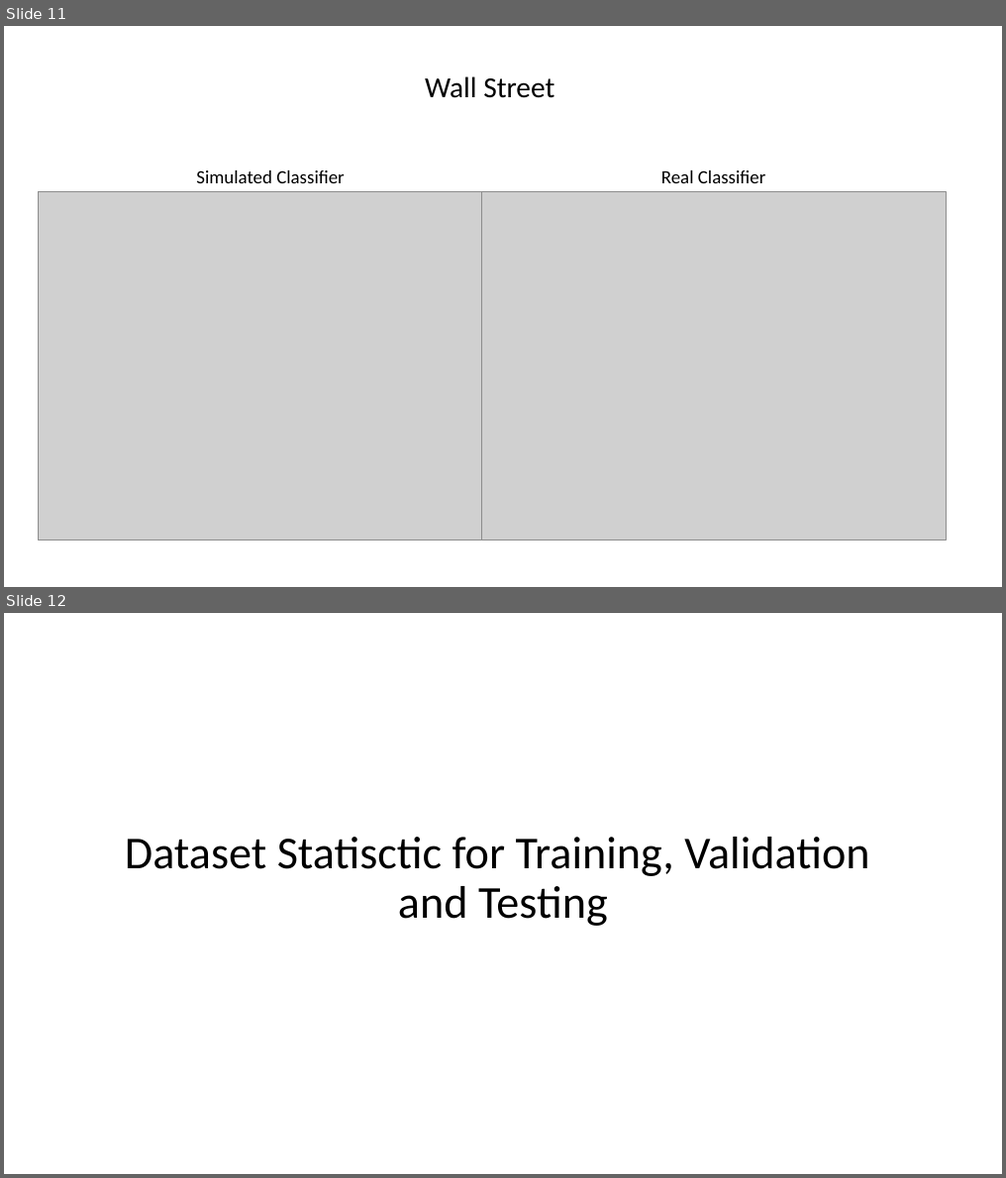
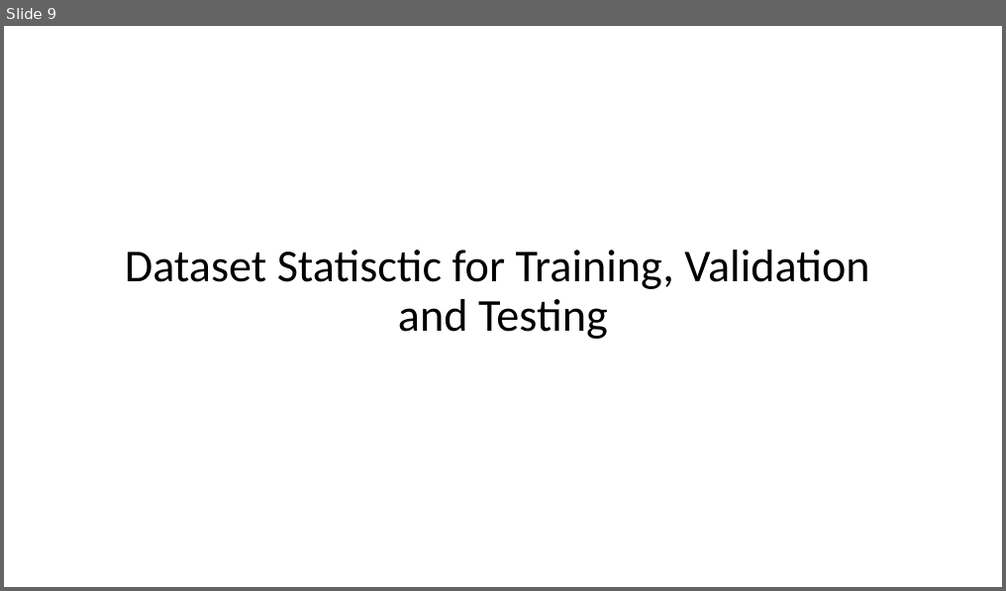
Before and after one commit to ZhouMengjie/bsd-cnn-network, a slide deck: BSD_Figures.pptx. Shown one above the other, each under a label of ours: slides 11 and 12 before the commit, slide 9 after it. The pictures are 1006x1178 and 1006x591 pixels, drawn with LibreOffice and Linux fonts; fonts in the diff are those of the drawing; grey boxes stand for pictures. Boxes give left, top, right and bottom in pixels: in the first picture for what was removed or moved away, otherwise in the second. Text is boxed around its words. In the diff, an @@ line names an element or a change of style, - is before the commit and + after.

```diff
--- a/BSD_Figures.pptx
+++ b/BSD_Figures.pptx
@@ slide 11 removed at box(4, 26, 1002, 587), background #FFFFFF @@
@@ text removed at box(425, 76, 554, 98) @@
-Wall Street
@@ text removed at box(196, 171, 345, 183) @@
-Simulated Classifier
@@ text removed at box(661, 171, 765, 183) @@
-Real Classifier
@@ picture removed at box(39, 191, 503, 541) @@
@@ picture removed at box(481, 191, 945, 541) @@
@@ what was slide 12 is now slide 9 @@
```
Also in this commit, not shown: 2 other slides removed, 1 other file.
